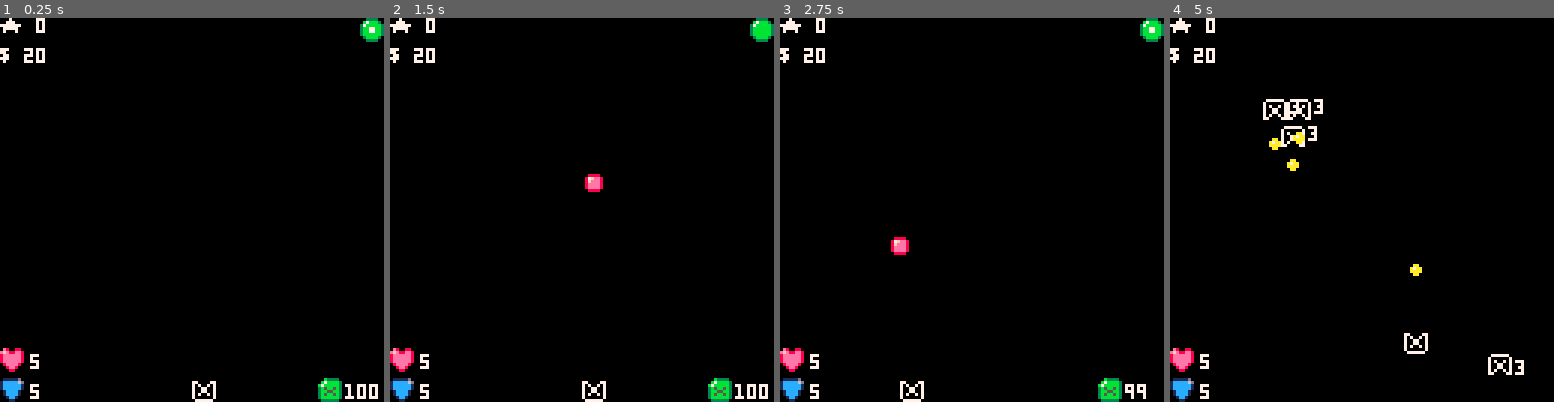
Above: before the commit, frames 1-4 (left to right).
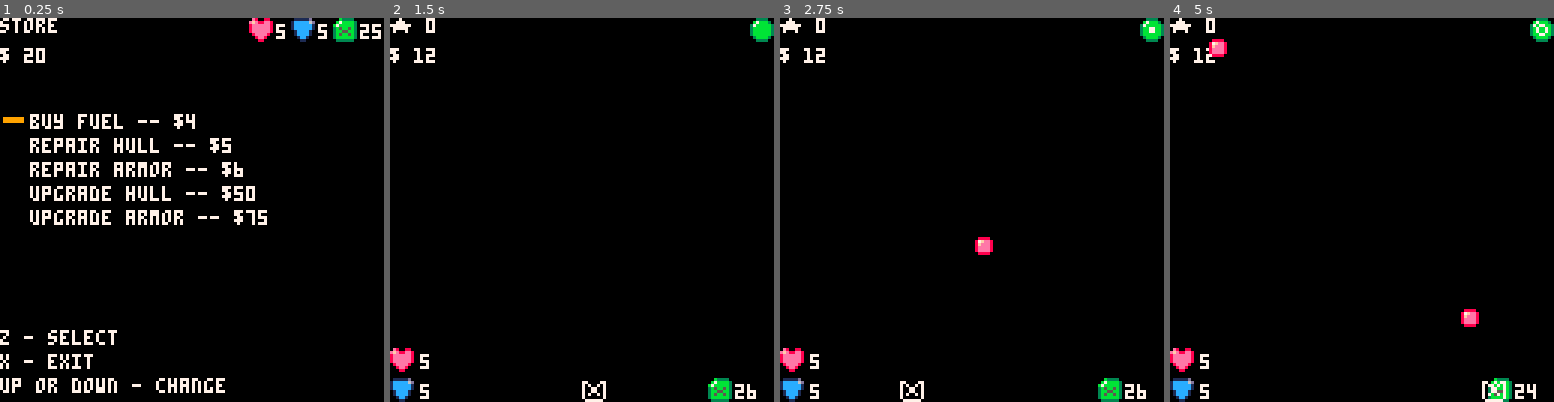
Above: after the commit, the same moments.

Repository: NinetiesPaul/Orion-s-Defender
Game: PICO-8 cartridge orionsdefender.p8
The game is run twice, just before and just after one commit, with the same random seed, the same clock (stepped at 60 frames per second) and the same inputs.
Inputs:
- Up to frame 1 (0.25 s): no input
- Up to frame 2 (1.5 s): tap O (Z key) at 0.33, 0.7, 1.43 s; tap X (X key) at 1.07 s
- Up to frame 3 (2.75 s): hold Left 1.97-2.37 s; tap X (X key) at 2.07, 2.4, 2.73 s; tap O (Z key) at 2.22 s; hold Down from 2.42 s (still down)
- Up to frame 4 (5 s): release Down at 2.82 s; hold Right 2.87-3.53 s; tap X (X key) every 0.33 s from 3.07 to 4.73 s; tap O (Z key) at 3.1, 3.98, 4.87 s; hold Up 3.58-4.08 s; hold Right 4.13-4.53 s; hold Down from 4.58 s (still down)

The runs differ from the first frame. In frame 1, 8.6% of the frame differs, in the area x 0-100%, y 0-100%; in frame 2, 0.4%; in frame 3, 0.5%; in frame 4, 2.6%.

Commit message:
added store initial code

Diff:
--- a/orionsdefender.p8
+++ b/orionsdefender.p8
@@ -12,7 +12,7 @@
 ship_spr = 017
 ship_x = 64
 ship_y = 120
-fuel = 101
+fuel = 25
 fuel_comsumption = 0.02
 health = 5
 armor = 5
@@ -30,7 +30,7 @@
 3, -- 3 rewards
 4, -- 4 store
 5} -- 5 game over
-current_view = views[1]
+current_view = views[4]
 
 rewards = false
 rewards_given = false
@@ -38,6 +38,12 @@
 enemies = {}
 enemy_bullets = {}
 enemy_count = 0
+
+shop_selector_spr = {002,018,034}
+shop_selector_y = 30
+shop_selector_pos = 1
+shop_selector_spr_pointer = 1
+shop_last_bought = ""
 
 function _draw()
  cls()
@@ -61,6 +67,42 @@
   foreach(enemies, draw_enemy)
   foreach(enemy_bullets, draw_enemy_bullet)
   foreach(bullets, draw_bullet)
+ end
+
+ if current_view == 3 and rewards_given == true then
+  cls()
+  print("you've won!", 40,64)
+  print("added "..r_fuel.." fuel", 40,72)
+  print("added "..r_scraps.." scraps", 40,80)
+
+  destroy()
+ end
+
+ if current_view == 4 then
+ 	print ("store", 0, 0, 7)
+ 	print("$ " .. scraps,0,10)
+
+	 spr(003,83,0)
+	 print(health,92,2)
+	 spr(004,97,0)
+	 print(armor,106,2)
+	 spr(005,111,0)
+	 print(fuel,120,2)
+
+ 	print("buy fuel -- $4", 10, 32)
+ 	print("repair hull -- $5", 10, 40)
+ 	print("repair armor -- $6", 10, 48)
+ 	print("upgrade hull -- $50", 10, 56)
+ 	print("upgrade armor -- $75", 10, 64)
+
+ 	if (clock % 90 == 0) shop_last_bought = ""
+ 	print(shop_last_bought, 10, 72)
+
+ 	print("up or down - change", 0, 120)
+ 	print("z - select", 0,104)
+ 	print("x - exit", 0, 112)
+
+ 	animate_shop_selector()
  end
 
  if current_view == 5 then
@@ -68,15 +110,6 @@
   print("game over",44,64)
   if (health <= 0) print("you were destroyed",54,72)
   if (fuel <= 0) print("you ran out of fuel",34,72)
-
-  destroy()
- end
-
- if current_view == 3 and rewards_given == true then
-  cls()
-  print("you've won!", 40,64)
-  print("added "..r_fuel.." fuel", 40,72)
-  print("added "..r_scraps.." scraps", 40,80)
 
   destroy()
  end
@@ -99,6 +132,10 @@
  if current_view == 3 then
  	if (rewards_given == false) give_rewards()
 		if (rewards_given == true) restart()
+	end
+	if current_view == 4 then
+		nav_store()
+  -- animate_shop_selector()
 	end
 end
 
@@ -199,6 +236,10 @@
 end
 -->8
 --encounters
+types = {
+1, -- battle
+2 -- store
+}
 encounters = {}
 encounter_spawn_x = {12,36,64,96,108}
 
@@ -207,11 +248,12 @@
  number = flr(rnd(5)) + 1
  encounter.x = encounter_spawn_x[number]
  encounter.y = 0
+ encounter.type = types[flr(rnd(2)) + 1]
  add(encounters, encounter)
 end
 
 function draw_encounter(e)
- spr(002,e.x, e.y)
+ spr(000,e.x, e.y)
 end
 
 function move_encounter(e)
@@ -222,7 +264,8 @@
     e.y >= ship_y-4 and
     e.y <= ship_y+6 then
   del(encounters,e)
-  current_view = views[2]
+  if (e.type == 1) current_view = views[2]
+ 	if (e.type == 2) current_view = views[4]
  end
 end
 -->8
@@ -336,28 +379,107 @@
   end
  end
 end
+-->8
+-- store
+
+function nav_store()
+	if btnp(5) then
+	 current_view = views[1]
+		shop_last_bought = ""
+	end
+
+	if btnp(4) then
+		if shop_selector_pos == 1 then
+			if scraps >= 4 then
+				fuel += 1
+				scraps -= 4
+				shop_last_bought = "bought 1 fuel"
+			else
+				shop_last_bought = "not enough scrap"
+			end
+		end
+
+		if shop_selector_pos == 2 then
+			if scraps >= 5 then
+				health += 1
+				scraps -= 5
+				shop_last_bought = "repaired 1 hull point"
+			else
+				shop_last_bought = "not enough scrap"
+			end
+		end
+
+		if shop_selector_pos == 3 then
+			if scraps >= 6 then
+				armor += 1
+				scraps -= 6
+				shop_last_bought = "repaired 1 armor point"
+			else
+				shop_last_bought = "not enough scrap"
+			end
+		end
+
+		if shop_selector_pos == 4 then
+			if scraps >= 50 then
+				scraps -= 50
+				shop_last_bought = "hull upgraded"
+			else
+				shop_last_bought = "not enough scrap"
+			end
+		end
+
+		if shop_selector_pos == 5 then
+			if scraps >= 75 then
+				scraps -= 75
+				shop_last_bought = "armor upgraded"
+			else
+				shop_last_bought = "not enough scrap"
+			end
+		end
+	end
+
+ if btnp(3) and shop_selector_pos < 5 then
+  shop_selector_y += 8
+  shop_selector_pos += 1
+ end
+
+	if btnp(2) and shop_selector_pos > 1 then
+		shop_selector_y -= 8
+  shop_selector_pos -= 1
+	end
+
+end
+
+function animate_shop_selector()
+	if (clock % 1.5 == 0) then
+		shop_selector_spr_pointer += 1
+	 if (shop_selector_spr_pointer > 3) shop_selector_spr_pointer = 1
+	end
+
+	spr(shop_selector_spr[shop_selector_spr_pointer], 0, shop_selector_y)
+end
 __gfx__
 0000000000000000000000000e800880011111d000b3333000333300003333000033330000000000000000000000000000000000000000000000000000000000
-000000000000000000888800efe88ee81ccccc6d0b7bbbb30b7bbb300b7bbb300b7bbb3000000000000000000000000000000000000000000000000000000000
-00000000000aa000087fee808eeeeee81cccccc1b7bbbbb337bbbbb337bbbbb337b77bb300000000000000000000000000000000000000000000000000000000
-0000000000a7aa0008feee808eeeeee81cccccc13b5bb5b33bbbbbb33bb77bb33b7bb7b300000000000000000000000000000000000000000000000000000000
-0000000000aaaa0008eeee808eeeeee801cccc103bb55bb33bbbbbb33bb77bb33b7bb7b300000000000000000000000000000000000000000000000000000000
-00000000000aa00008eeee8008eeee8001cccc103b5bb5b33bbbbbb33bbbbbb33bb77bb300000000000000000000000000000000000000000000000000000000
-000000000000000000888800008ee800001cc1003bbbbbb303bbbb3003bbbb3003bbbb3000000000000000000000000000000000000000000000000000000000
+008888000000000099999900efe88ee81ccccc6d0b7bbbb30b7bbb300b7bbb300b7bbb3000000000000000000000000000000000000000000000000000000000
+087fee80000aa0009aaaaa908eeeeee81cccccc1b7bbbbb337bbbbb337bbbbb337b77bb300000000000000000000000000000000000000000000000000000000
+08feee8000a7aa0009aaaaa98eeeeee81cccccc13b5bb5b33bbbbbb33bb77bb33b7bb7b300000000000000000000000000000000000000000000000000000000
+08eeee8000aaaa0009aaaaa98eeeeee801cccc103bb55bb33bbbbbb33bb77bb33b7bb7b300000000000000000000000000000000000000000000000000000000
+08eeee80000aa0009aaaaa9008eeee8001cccc103b5bb5b33bbbbbb33bbbbbb33bb77bb300000000000000000000000000000000000000000000000000000000
+008888000000000099999900008ee800001cc1003bbbbbb303bbbb3003bbbb3003bbbb3000000000000000000000000000000000000000000000000000000000
 00000000000000000000000000088000000110000333333000333300003333000033330000000000000000000000000000000000000000000000000000000000
 07777770000000000000000000000000000000000000000000999900009999000099990000000000000000000000000000000000000000000000000000000000
 7000000777000077000000000000000000000000000000000a7aaa900a7aaa900a7aaa9000000000000000000000000000000000000000000000000000000000
-7070070770700707000000008eeeeee81cccccc1b7bbbbb397aaaaa997aaaaa997a77aa900000000000000000000000000000000000000000000000000000000
-7007700770077007000000008eeeeee81cccccc13b5bb5b39aaaaaa99aa77aa99a7aa7a900000000000000000000000000000000000000000000000000000000
-7007700770077007000000008eeeeee801cccc103bb55bb39aaaaaa99aa77aa99a7aa7a900000000000000000000000000000000000000000000000000000000
-70700707707007070000000008eeee8001cccc103b5bb5b39aaaaaa99aaaaaa99aa77aa900000000000000000000000000000000000000000000000000000000
+7070070770700707999999908eeeeee81cccccc1b7bbbbb397aaaaa997aaaaa997a77aa900000000000000000000000000000000000000000000000000000000
+700770077007700709aaaaa98eeeeee81cccccc13b5bb5b39aaaaaa99aa77aa99a7aa7a900000000000000000000000000000000000000000000000000000000
+700770077007700709aaaaa98eeeeee801cccc103bb55bb39aaaaaa99aa77aa99a7aa7a900000000000000000000000000000000000000000000000000000000
+70700707707007079999999008eeee8001cccc103b5bb5b39aaaaaa99aaaaaa99aa77aa900000000000000000000000000000000000000000000000000000000
 770000777000000700000000008ee800001cc1003bbbbbb309aaaa9009aaaa9009aaaa9000000000000000000000000000000000000000000000000000000000
 00000000077777700000000000088000000110000333333000999900009999000099990000000000000000000000000000000000000000000000000000000000
 08888880000000000000000000000000000000000000000000222200002222000022220000000000000000000000000000000000000000000000000000000000
 80000008880000880000000000000000000000000000000008e8882008e8882008e8882000000000000000000000000000000000000000000000000000000000
 8080080880800808000000000000000000000000000000002e8888822e8888822e8ee88200000000000000000000000000000000000000000000000000000000
-80088008800880080000000000000000000000000000000028888882288ee88228e88e8200000000000000000000000000000000000000000000000000000000
-8008800880088008000000008eeeeee801cccc103bb55bb328888882288ee88228e88e8200000000000000000000000000000000000000000000000000000000
+80088008800880080999999900000000000000000000000028888882288ee88228e88e8200000000000000000000000000000000000000000000000000000000
+8008800880088008099999998eeeeee801cccc103bb55bb328888882288ee88228e88e8200000000000000000000000000000000000000000000000000000000
 80800808808008080000000008eeee8001cccc103b5bb5b32888888228888882288ee88200000000000000000000000000000000000000000000000000000000
 880000888000000800000000008ee800001cc1003bbbbbb302888820028888200288882000000000000000000000000000000000000000000000000000000000
 00000000088888800000000000088000000110000333333000222200002222000022220000000000000000000000000000000000000000000000000000000000
@@ -500,7 +622,7 @@
 
 
 __gff__
-0000010000000000000000000000000000000000000000000000000000000000000000000000000000000000000000000000000000000000000000000000000000000000000000000000000000000000000000000000000000000000000000000000000000000000000000000000000000000000000000000000000000000000
+0100000000000000000000000000000000000000000000000000000000000000000000000000000000000000000000000000000000000000000000000000000000000000000000000000000000000000000000000000000000000000000000000000000000000000000000000000000000000000000000000000000000000000
 0000000000000000000000000000000000000000000000000000000000000000000000000000000000000000000000000000000000000000000000000000000000000000000000000000000000000000000000000000000000000000000000000000000000000000000000000000000000000000000000000000000000000000
 
 
Not shown, changed: the thumbnail (__label__) section of orionsdefender.p8
Not shown, changed: the sound effects (__sfx__) section of orionsdefender.p8
